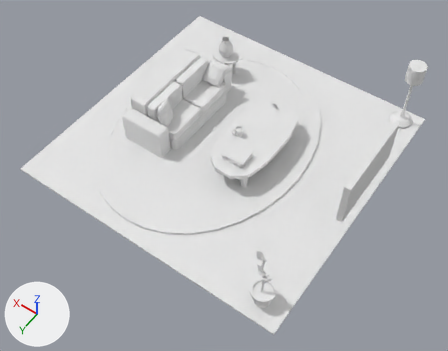
What one commit did to the Blender file scenes/living_room.blend.
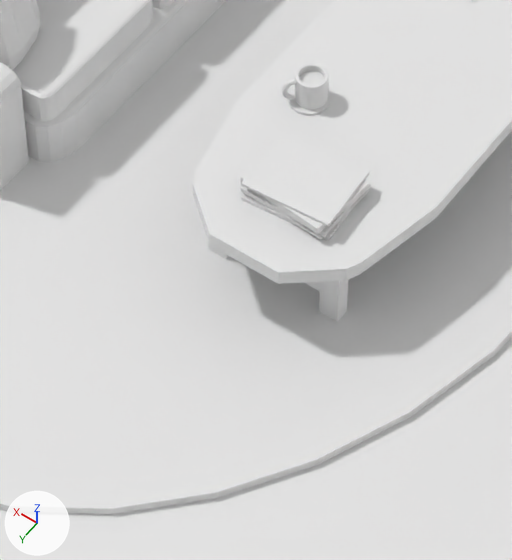
The first picture shows the older version from a 50 mm camera at (-26.9, 34.6, 35.2) aimed at (-11.1, 12.4, 0.4). The close-ups show both versions on the part from 37% to 64% of the width and 31% to 70% of the height of that picture; other places that the commit changed are outside them. Lighting does not change. The marker at lower left points along +X, +Y and +Z.

In view in the first close-up: 'Couch.002', 'Couch.003', 'Couch.008', 'Floor', 'Magazine', 'Mug', 'Pillow', 'Rug', 'Table.004', 'Table.005'.
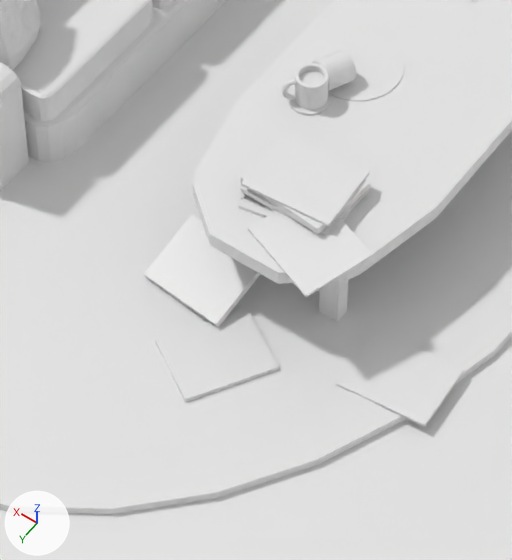
Where the change shows, as pixel boxes [x1, y1, x2, y2] in the close-ups (512 x 560 px):
'Magazine Collided', shown: after [144, 195, 464, 427]
'Mug Collided', shown: after [287, 31, 404, 101]
'Pillow', unchanged, covered by the edit: before [0, 0, 40, 70]; after [0, 0, 40, 58]
'Pillow Collided', unchanged, uncovered by the edit: after [0, 0, 40, 70]

What changed in the scene script:
```text
Change ob_magazine_collided:
    remove ob_magazine_collided.hide_set(True)
Change ob_mug_collided:
    remove ob_mug_collided.hide_set(True)
```
